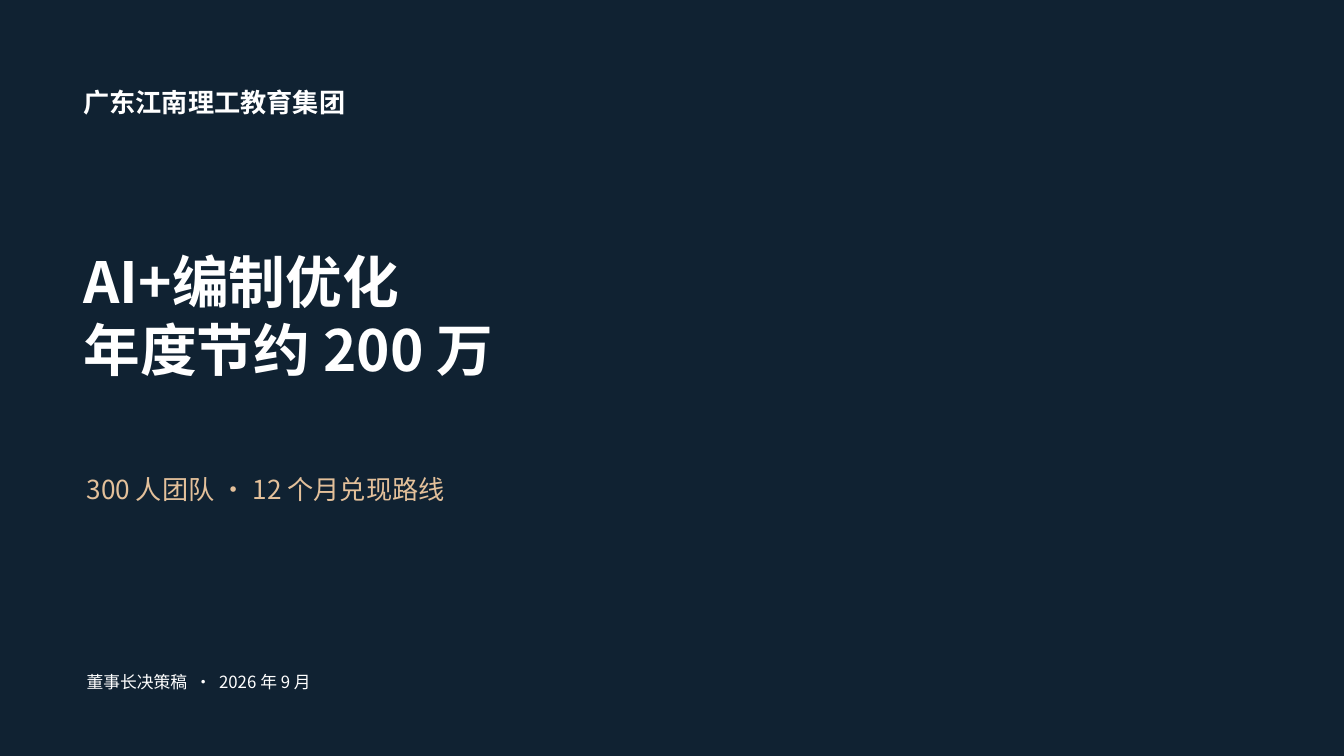
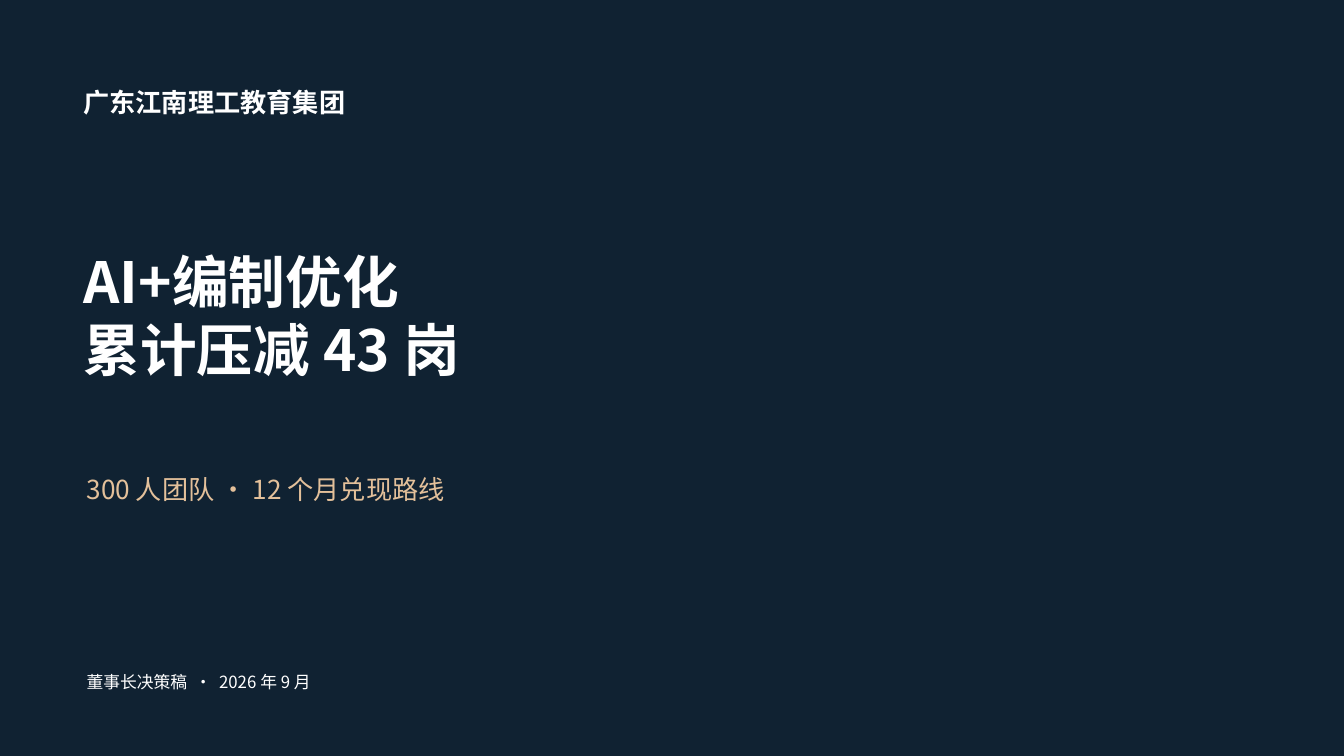
Before and after one commit to zhilin1719-hue/jiangnan-ai-workforce, a slide deck: slide 1 of board-deck.pptx. Drawn at 1344x756 pixels with LibreOffice and Linux fonts; fonts in the diff are those of the drawing; background and template pictures are left out. Boxes give left, top, right and bottom in pixels: in the first picture for what was removed or moved away, otherwise in the second. Text is boxed around its words. In the diff, an @@ line names an element or a change of style, - is before the commit and + after.

```diff
--- a/board-deck.pptx
+++ b/board-deck.pptx
@@ text at (83,322,460,376): text changed @@
-年度节约 200 万
+累计压减 43 岗
```
Also in this commit, not shown: 2 other slides changed, 5 other files.
